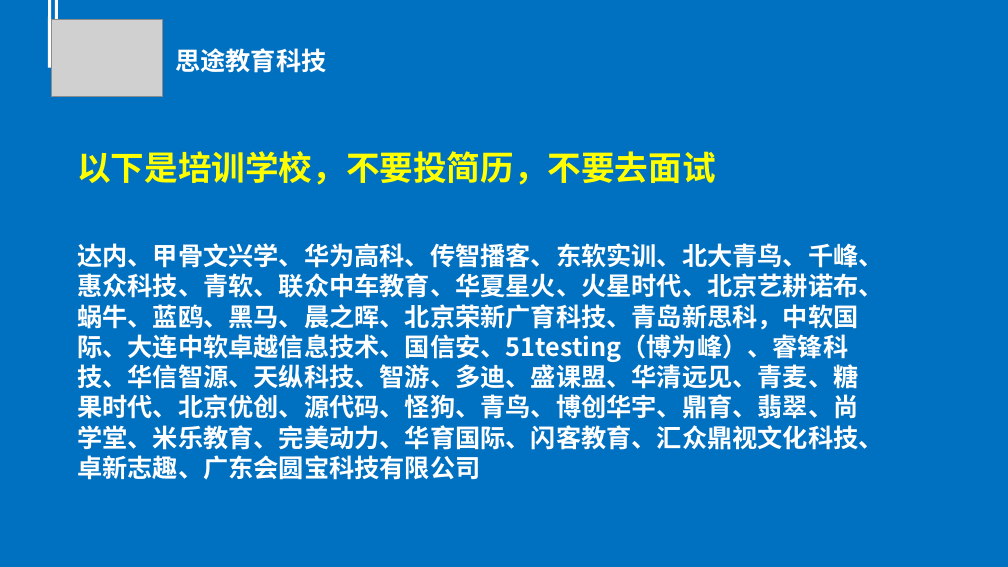
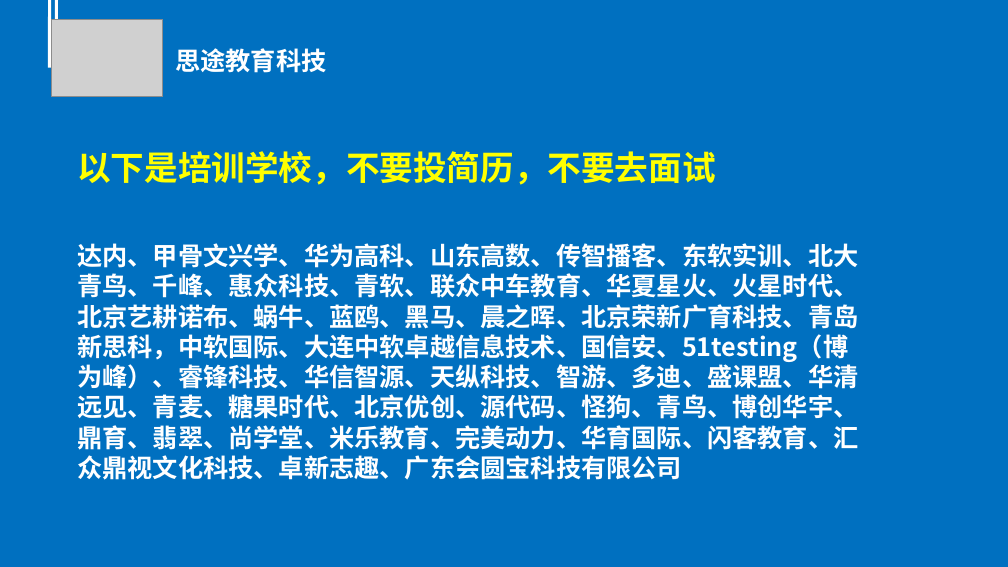
Before and after one commit to millet0328/lesson-file, a slide deck: slide 49 of 工具文件/就业指导.pptx. Drawn at 1008x567 pixels with LibreOffice and Linux fonts; fonts in the diff are those of the drawing; grey boxes stand for pictures. Boxes give left, top, right and bottom in pixels: in the first picture for what was removed or moved away, otherwise in the second. Text is boxed around its words. In the diff, an @@ line names an element or a change of style, - is before the commit and + after.

```diff
--- a/工具文件/就业指导.pptx
+++ b/工具文件/就业指导.pptx
@@ text at bbox=[77, 243, 858, 480]: text changed @@
-达内、甲骨文兴学、华为高科、传智播客、东软实训、北大青鸟、千峰、惠众科技、青软、联众中车教育、华夏星火、火星时代、北京艺耕诺布、蜗牛、蓝鸥、黑马、晨之晖、北京荣新广育科技、青岛新思科，中软国际、大连中软卓越信息技术、国信安、51testing（博为峰）、睿锋科技、华信智源、天纵科技、智游、多迪、盛课盟、华清远见、青麦、糖果时代、北京优创、源代码、怪狗、青鸟、博创华宇、鼎育、翡翠、尚学堂、米乐教育、完美动力、华育国际、闪客教育、汇众鼎视文化科技、卓新志趣、广东会圆宝科技有限公司
+达内、甲骨文兴学、华为高科、山东高数、传智播客、东软实训、北大青鸟、千峰、惠众科技、青软、联众中车教育、华夏星火、火星时代、北京艺耕诺布、蜗牛、蓝鸥、黑马、晨之晖、北京荣新广育科技、青岛新思科，中软国际、大连中软卓越信息技术、国信安、51testing（博为峰）、睿锋科技、华信智源、天纵科技、智游、多迪、盛课盟、华清远见、青麦、糖果时代、北京优创、源代码、怪狗、青鸟、博创华宇、鼎育、翡翠、尚学堂、米乐教育、完美动力、华育国际、闪客教育、汇众鼎视文化科技、卓新志趣、广东会圆宝科技有限公司
```
